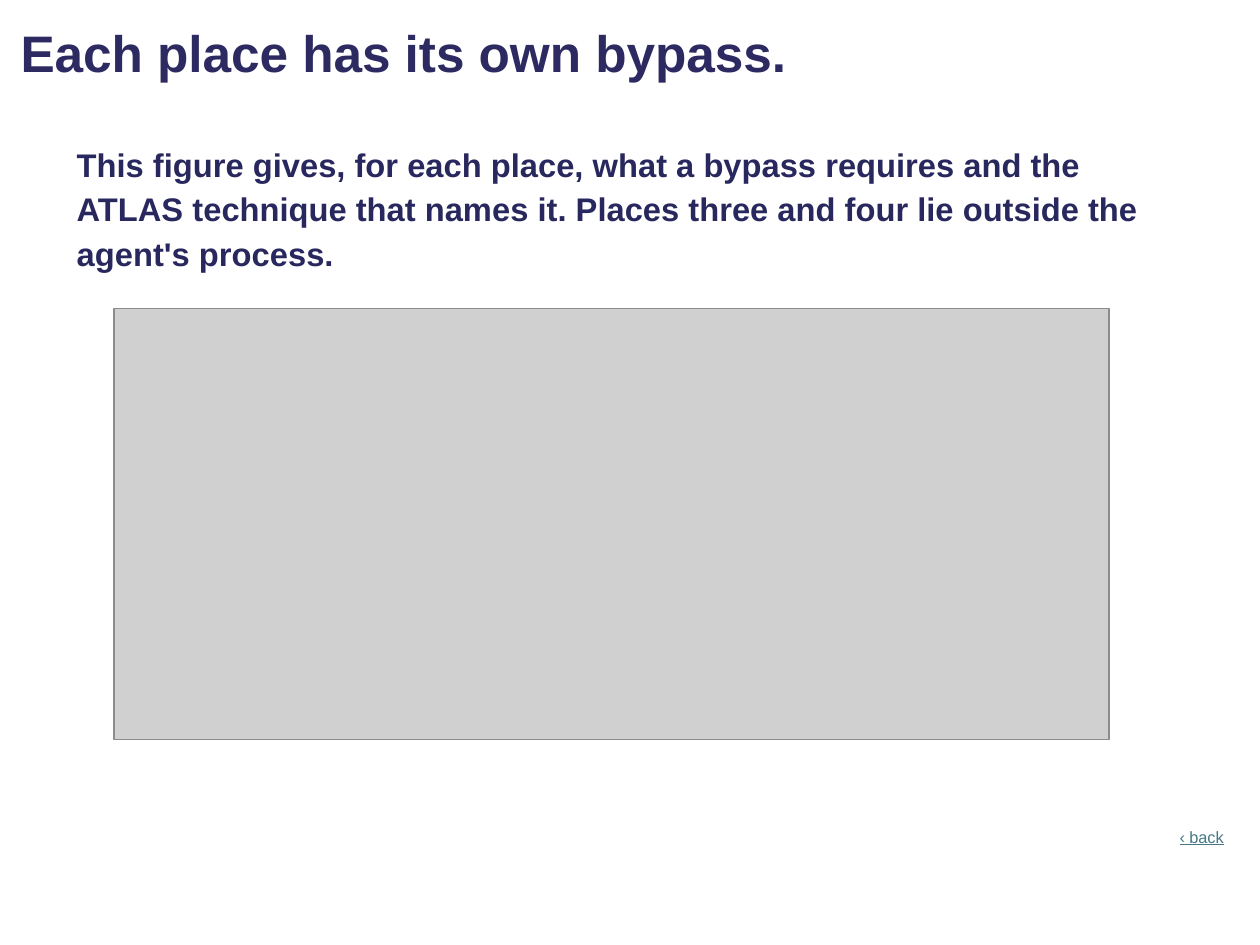
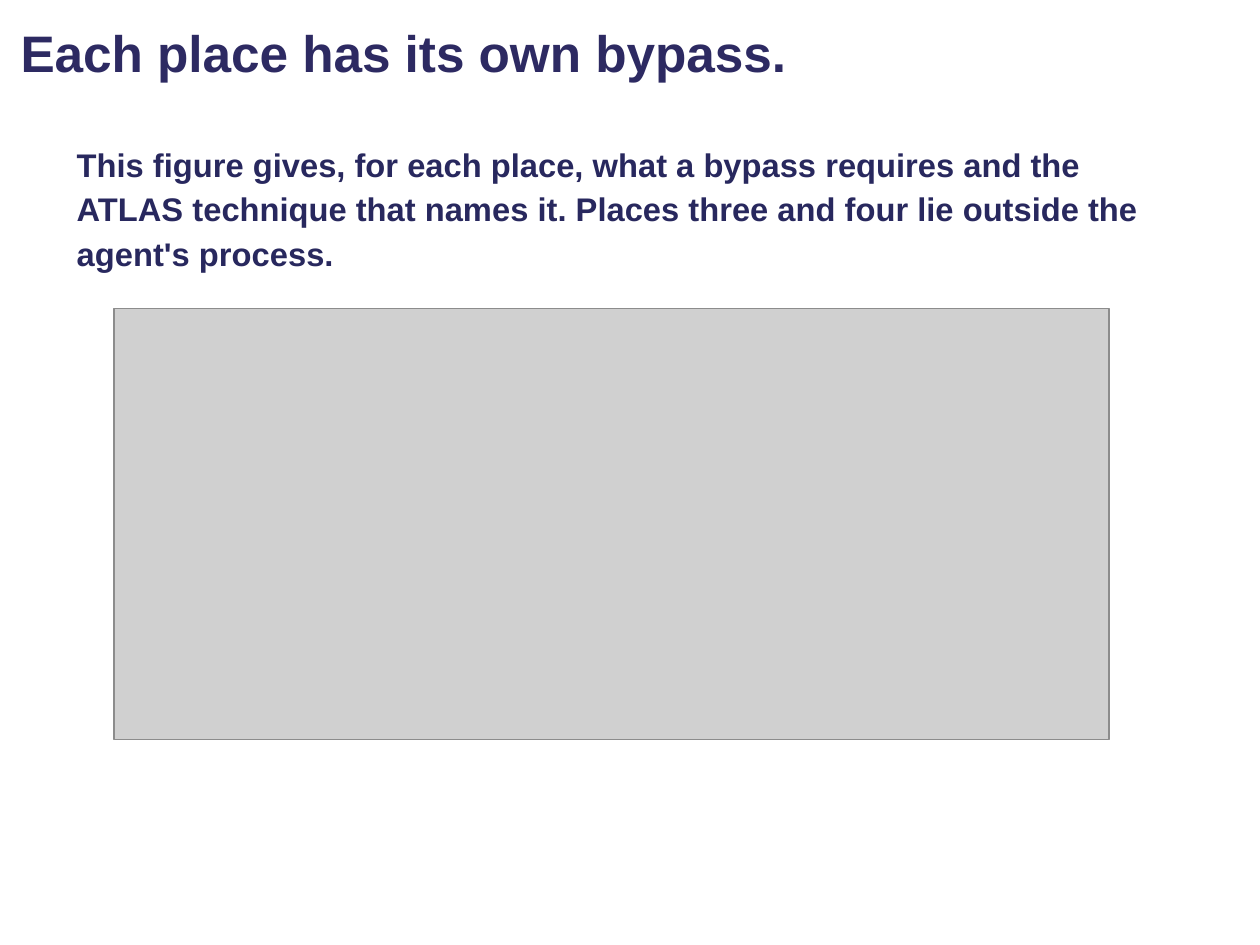
Before and after one commit to comse6998-019/lectures, a slide deck: slide 79 of lecture-6--2026-10-16/lecture6.pptx. Drawn at 1260x945 pixels with LibreOffice and Linux fonts; fonts in the diff are those of the drawing; grey boxes stand for pictures; background and template pictures are left out. Boxes give left, top, right and bottom in pixels: in the first picture for what was removed or moved away, otherwise in the second. Text is boxed around its words. In the diff, an @@ line names an element or a change of style, - is before the commit and + after.

```diff
--- a/lecture-6--2026-10-16/lecture6.pptx
+++ b/lecture-6--2026-10-16/lecture6.pptx
@@ text removed at bbox=[1189, 831, 1223, 845] @@
-‹ back
```
Also in this commit, not shown: 10 other slides changed, 94 slides added, 36 slides removed.
